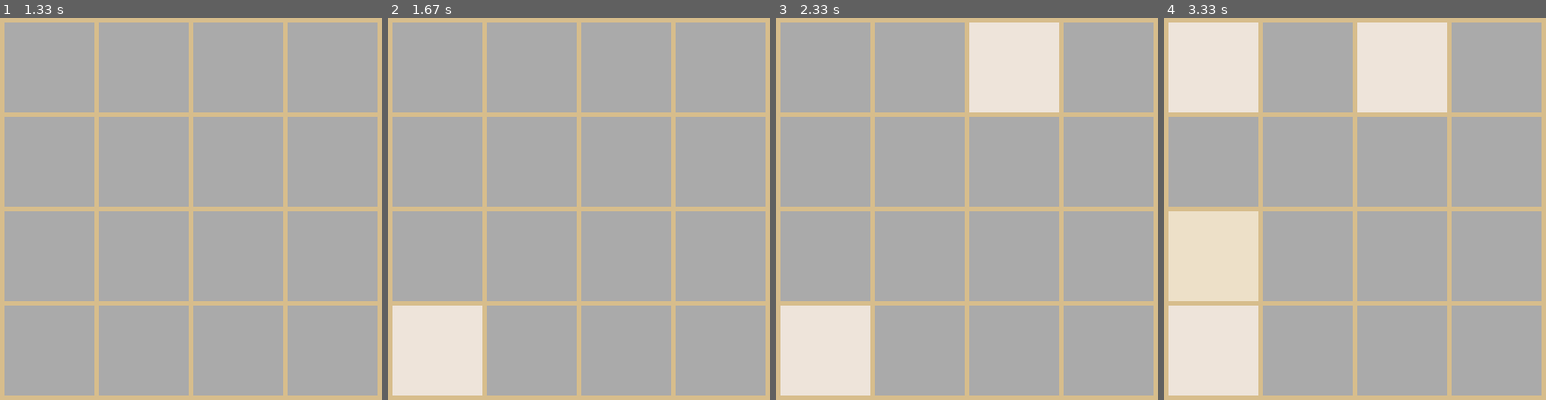
Above: before the commit, frames 1-4 (left to right).
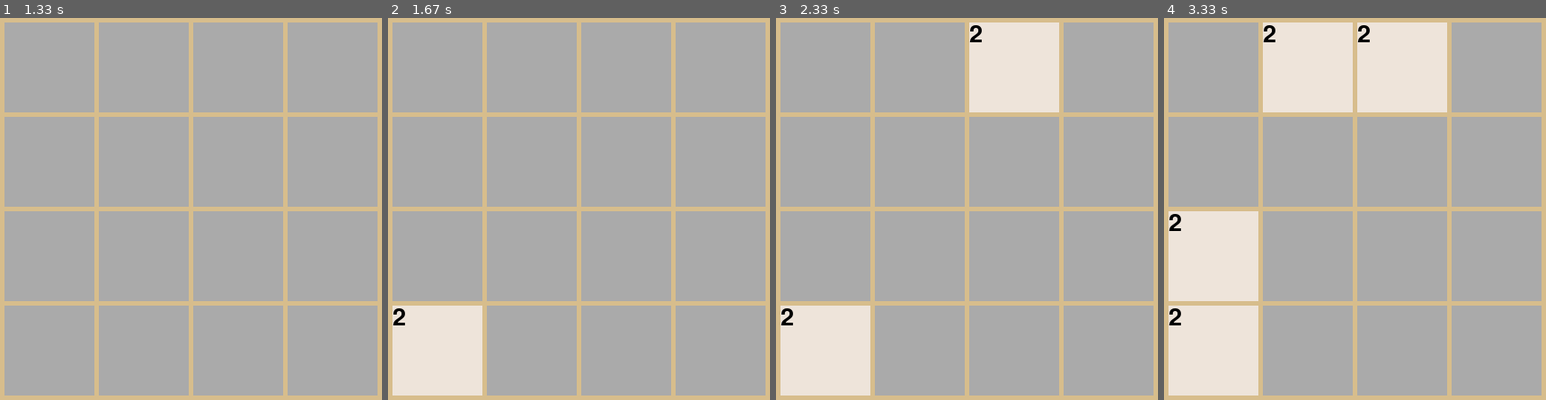
Above: after the commit, the same moments.

Repository: geniusdog-hashmaker/pygame_proj
Game: pygame game, started from project/main.py
Two runs of this game, one before a commit and one after it. Both use one fixed random seed, a clock stepped at 60 frames per second and the inputs below.
Inputs:
- Up to frame 1 (1.33 s): hold D 0.33-0.8 s; hold W 0.83-1.3 s
- Up to frame 2 (1.67 s): tap Space at 1.33 s
- Up to frame 3 (2.33 s): hold A from 2.17 s (still down)
- Up to frame 4 (3.33 s): release A at 2.7 s; hold S 2.73-3.2 s; hold A from 3.23 s (still down)

Frame 1 is identical in both runs. In frame 2, less than 0.1% of the frame differs, in the area x 1-5%, y 76-81%; in frame 3, 0.2%; in frame 4, 11%, in the area x 1-54%, y 1-81%.

Commit message:
I've done move left, but interface doesn't work as I want. I need to rewrite something tomorrow

Diff:
--- a/project/main.py
+++ b/project/main.py
@@ -44,12 +44,18 @@
 # Функция для заливки наших клеточек цветом и записи чисел
 def filling_cells(screen, mapa, x, y, place):
 
-    # Закрашиваем клеточки
+    # Закрашиваем клеточки и записываем числа
     if cell_number(x, y) not in place:
         pygame.draw.rect(screen, COLORS.get(mapa[x][y]),
                          (MARGIN * (y + 1) + CELL_SIZE * y,
                           MARGIN * (x + 1) + CELL_SIZE * x,
                           CELL_SIZE, CELL_SIZE))
+        font = pygame.font.Font(None, 40)
+        text = font.render(f'{mapa[x][y]}', True, (0, 0, 0))
+        text_x = MARGIN * (x + 1) + CELL_SIZE * x
+        text_y = MARGIN * (y + 1) + CELL_SIZE * y
+        screen.blit(text, (text_y, text_x))
+
     else:
         pygame.draw.rect(screen, (170, 170, 170),
                          (MARGIN * (y + 1) + CELL_SIZE * y,
@@ -57,8 +63,8 @@
                           CELL_SIZE, CELL_SIZE))
 
 
-# Функции для болеее удобного вывода в консоль:
-# Эта - выводит состояние карты
+# Функции для болеее удобного вывода в консоль и дальнейшей работы:
+# Эта - выводит состояние поля
 def pprint(mapa):
     print('-' * 10)
     for line in mapa:
@@ -71,7 +77,11 @@
     place = []
     for x in range(CELLS_COUNT):
         for y in range(CELLS_COUNT):
+
+            # Проверяем по индексу, равен ли элемент нулю
             if mapa[x][y] == 0:
+
+                # Присваиваем клетке номер (по-человечески)
                 number = cell_number(x, y)
                 place.append(number)
     return place
@@ -81,6 +91,9 @@
 def cell_number(x, y):
     return x * 4 + y + 1
 
+
+# Функция для нахождения индекса клетки по номеру
+# Формула выведена из cell_number()
 
 def cell_index(num):
     num -= 1
@@ -88,9 +101,42 @@
     return x, y
 
 
-def getting_start_nums(mapa, x, y):
+# Функция для появления на поле новых чисел
+def filling_with_nums(mapa, x, y):
+
+    # Выбираем рандомное число, которое будет помещено на поле
     val = random.choice([2, 2, 2, 2, 2, 2, 2, 4, 4, 4])
+
+    # Помещаем наше число на поле по индексу
     mapa[x][y] = val
+    return mapa
+
+
+# Функция для сдвига всего влево
+def move_left(mapa):
+
+    # Проверяем каждый символ в строке на то, является ли он нулём
+    for line in mapa:
+
+        # Удаляем все нуля
+        while 0 in line:
+            line.remove(0)
+
+        # Сдвинув всё влево, мы добавляем в конец нули при необходимости
+        while len(line) != 4:
+            line.append(0)
+
+    # Проверяем находящиеся рядом элемента на схожесть
+    for i in range(4):
+        for j in range(3):
+            if mapa[i][j] == mapa[i][j + 1] and mapa[i][j] != 0:
+
+                # Складываем элементы и удаляем второй из них, чтобы освободить место
+                mapa[i][j] *= 2
+                del mapa[i][j + 1]
+
+                # Добавляем ноль, чтобы заполнить строку
+                mapa[i].append(0)
     return mapa
 
 
@@ -177,23 +223,20 @@
                     x, y = cell_index(rand_num)
 
                     # Помещаем наше число на поле
-                    mapa = getting_start_nums(mapa, x, y)
+                    mapa = filling_with_nums(mapa, x, y)
                     pprint(mapa)
 
+                    # Обновляем поле
                     filling_cells(screen, mapa, x, y, place)
                 # Для удобства изначально я выводил всё в консоль,
                 # Это останется, чтобы искать ошибки
                 if event.key == pygame.K_w:
-                    pprint(mapa)
-                    print(get_free_place(mapa))
+                    pass
                 elif event.key == pygame.K_s:
-                    pprint(mapa)
-                    print(get_free_place(mapa))
+                    pass
                 elif event.key == pygame.K_a:
-                    pprint(mapa)
-                    print(get_free_place(mapa))
+                    mapa = move_left(mapa)
                 elif event.key == pygame.K_d:
-                    pprint(mapa)
-                    print(get_free_place(mapa))
+                    pass
         clock.tick(60)
         pygame.display.flip()
